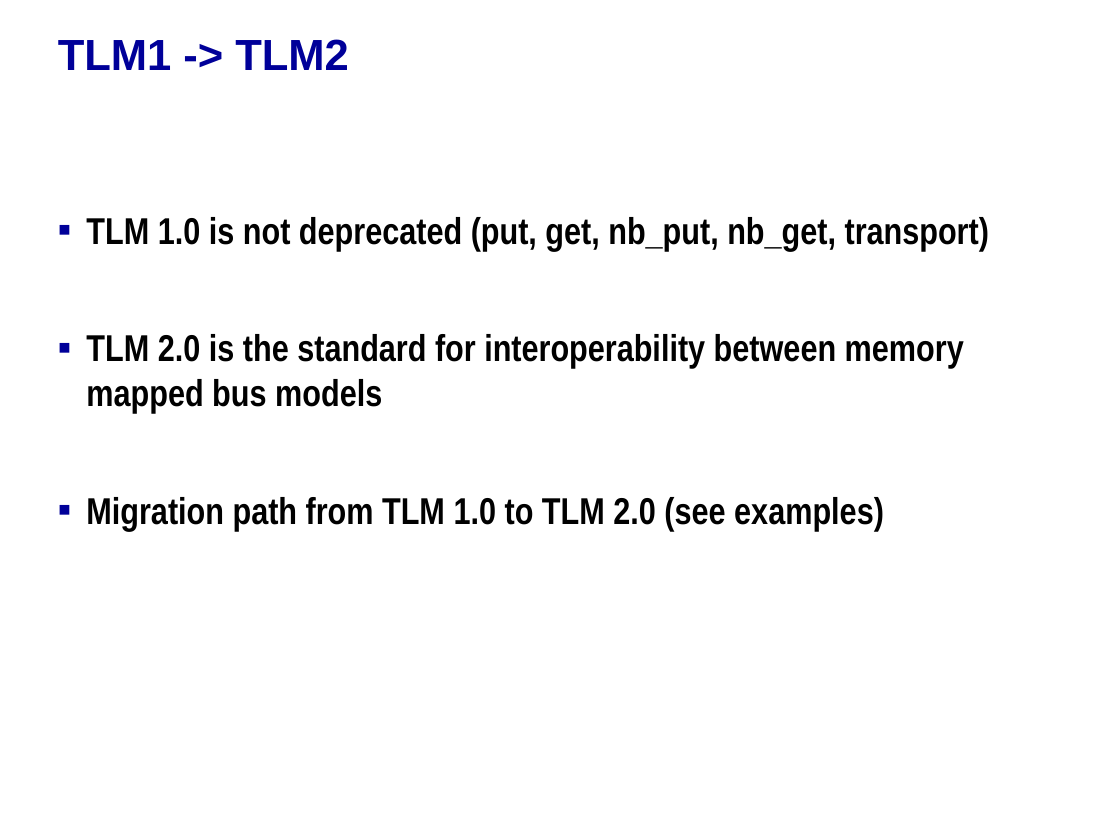
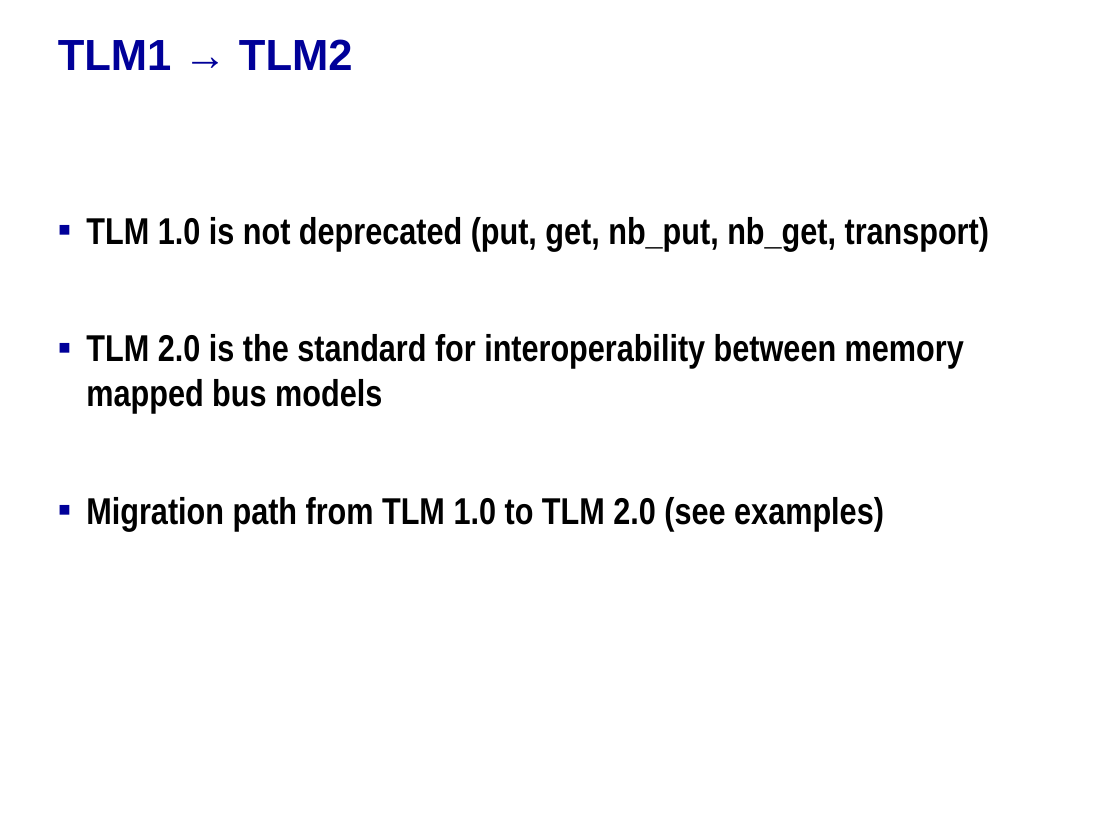
Before and after one commit to accellera-official/systemc, a slide deck: slide 10 of docs/release/TLM_2_0_training.pps. Drawn at 1120x840 pixels with LibreOffice and Linux fonts; fonts in the diff are those of the drawing; background and template pictures are left out. Boxes give left, top, right and bottom in pixels: in the first picture for what was removed or moved away, otherwise in the second. Text is boxed around its words. In the diff, an @@ line names an element or a change of style, - is before the commit and + after.

```diff
--- a/docs/release/TLM_2_0_training.pps
+++ b/docs/release/TLM_2_0_training.pps
@@ title at (58, 39, 353, 70): text changed @@
-TLM1 -> TLM2
+TLM1 → TLM2
```
Also in this commit, not shown: 74 other slides changed, 6 slides added.
